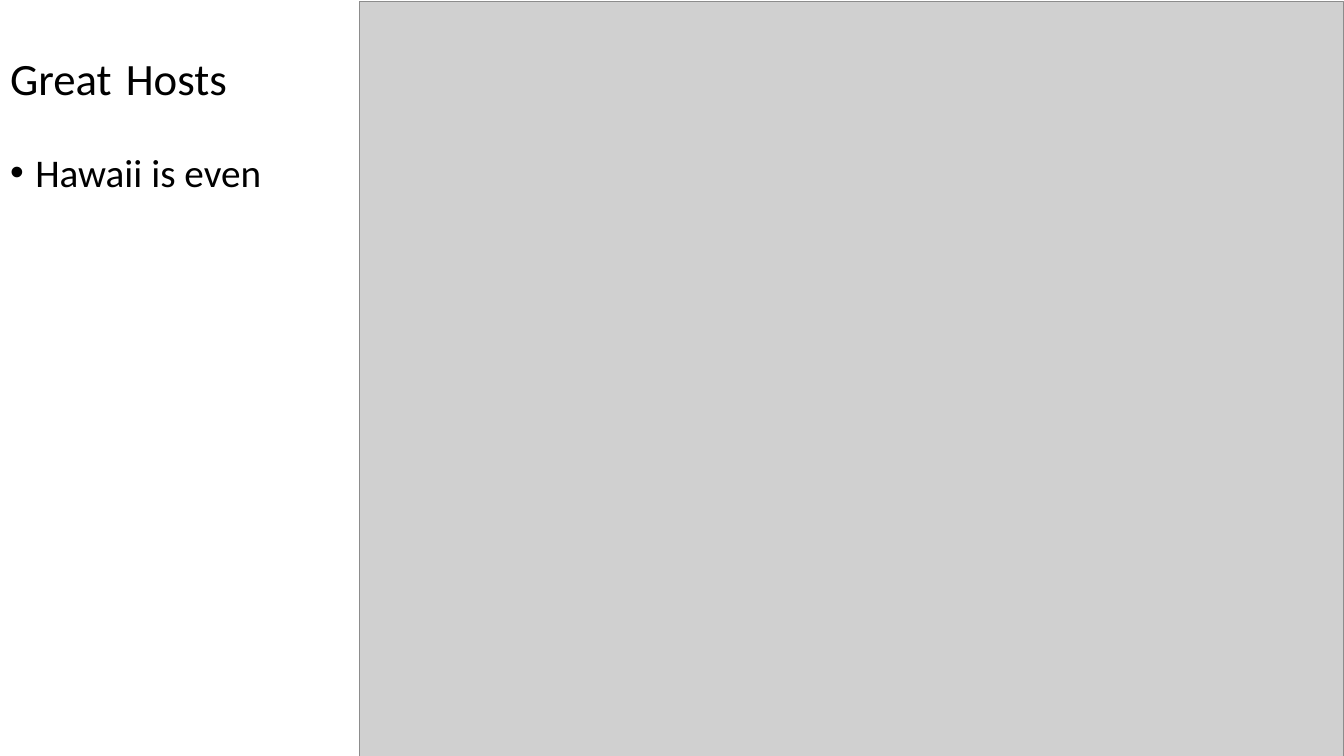
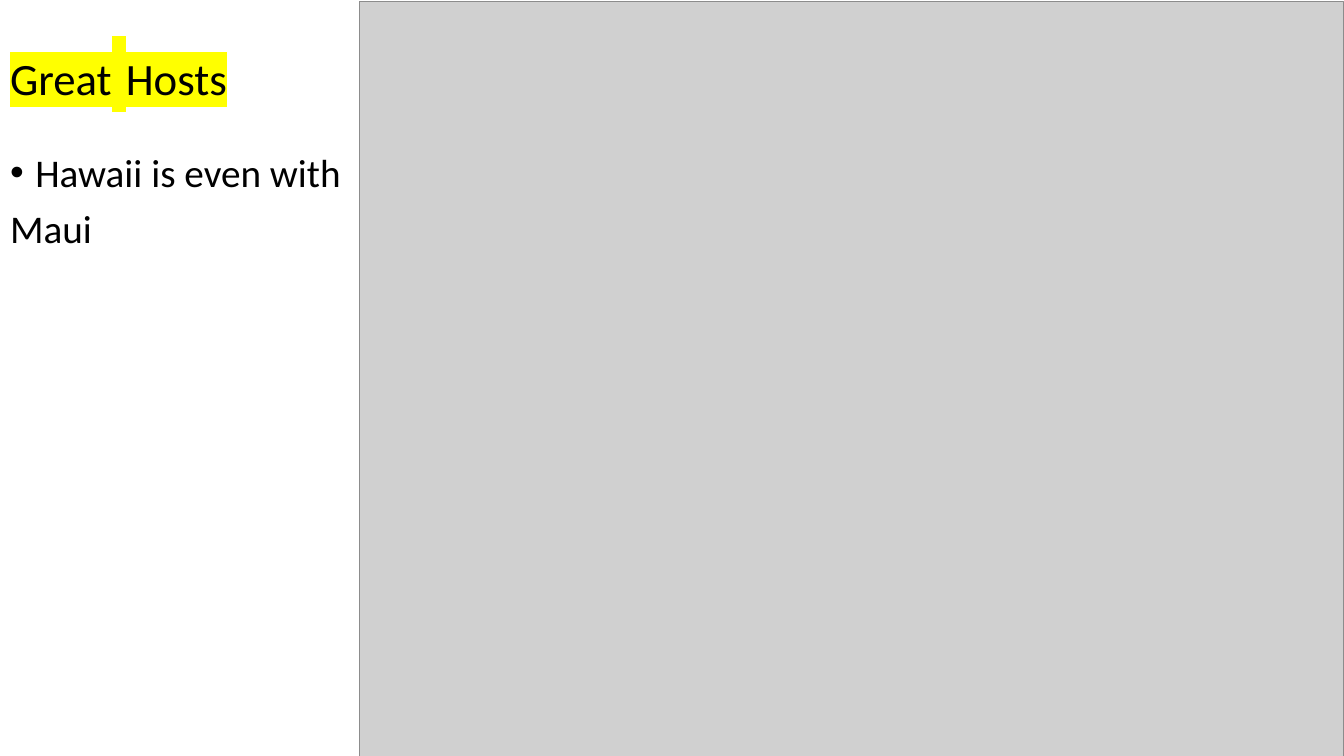
Before and after one commit to jaminiowa/Group-1-Project, a slide deck: slide 7 of Group 1 - AirBnB Presentation.pptx (slide 4 before the commit). Drawn at 1344x756 pixels with LibreOffice and Linux fonts; fonts in the diff are those of the drawing; grey boxes stand for pictures. Boxes give left, top, right and bottom in pixels: in the first picture for what was removed or moved away, otherwise in the second. Text is boxed around its words. In the diff, an @@ line names an element or a change of style, - is before the commit and + after.

```diff
--- a/Group 1 - AirBnB Presentation.pptx
+++ b/Group 1 - AirBnB Presentation.pptx
@@ title "Great Hosts" at box(10, 66, 227, 96): highlight none to #FFFF00 @@
@@ text at box(10, 159, 341, 244): text changed @@
-• Hawaii is even
+• Hawaii is even with
+Maui
```
Also in this commit, not shown: 3 other slides changed, 6 slides added.
